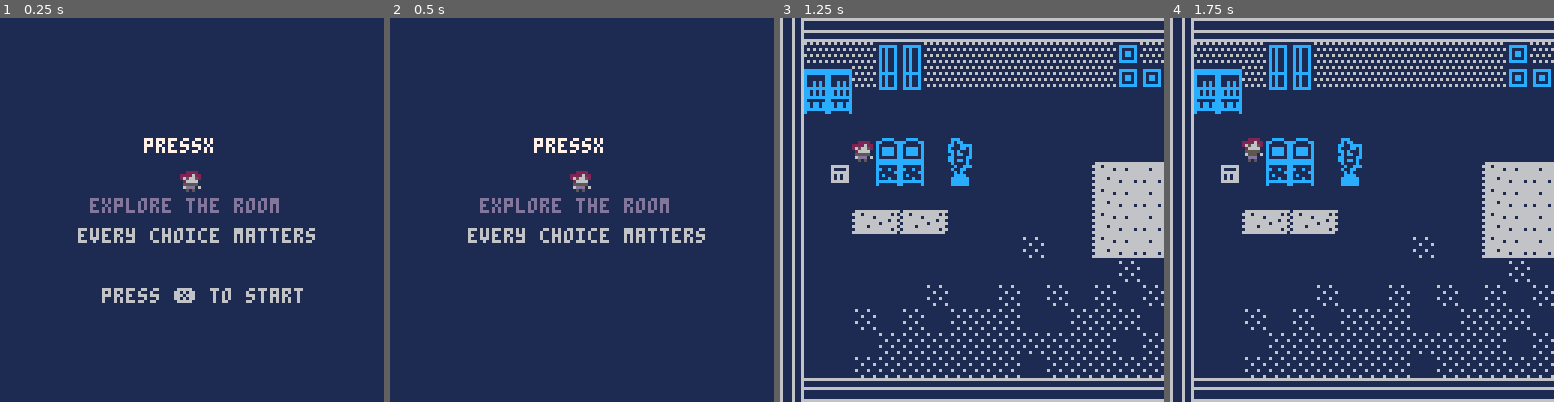
Above: before the commit, frames 1-4 (left to right).
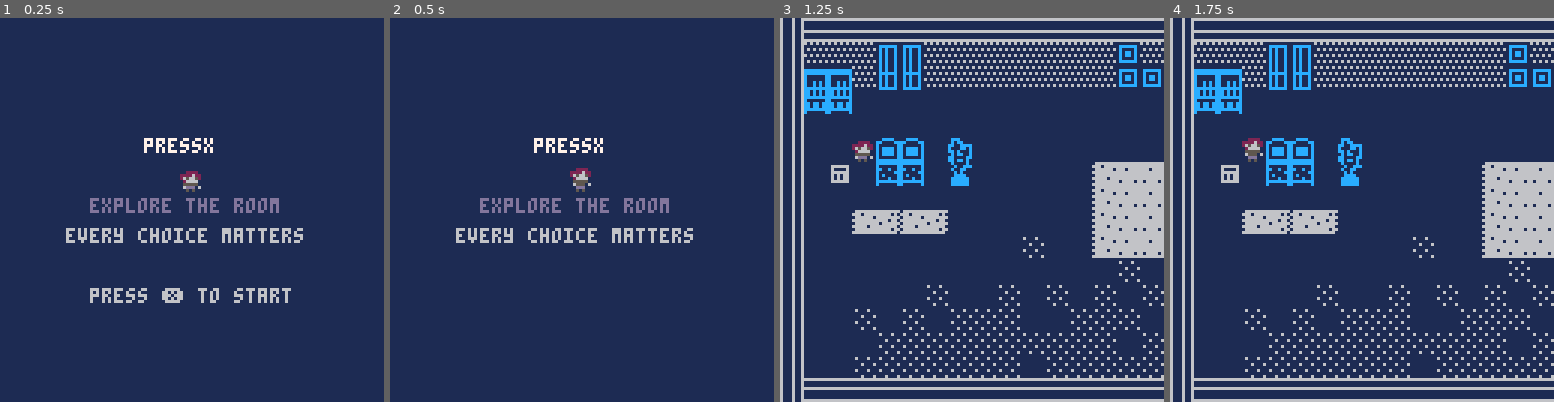
Above: after the commit, the same moments.

Repository: regular-username/pico8-game-project
Game: PICO-8 cartridge PressX.p8
Two runs of this game, one before a commit and one after it. Both use one fixed random seed, a clock stepped at 60 frames per second and the inputs below.
Inputs:
- Up to frame 1 (0.25 s): no input
- Up to frame 2 (0.5 s): no input
- Up to frame 3 (1.25 s): tap X (X key) at 1.07 s
- Up to frame 4 (1.75 s): no input

The runs differ from the first frame. In frame 1, 1.8% of the frame differs, in the area x 17-83%, y 54-75%; in frame 2, 1.1%; in frame 3, nothing differs; in frame 4, nothing differs.

Commit message:
added sprite animation for title screen

Diff:
--- a/PressX.p8
+++ b/PressX.p8
@@ -52,13 +52,21 @@
       cls(1)
 
       print("pressx",48,40,7)
-      spr(1,60,50)
+      local title_sprite
+
+if time()%1 < 0.5 then
+   title_sprite=1
+else
+   title_sprite=2
+end
+
+spr(title_sprite,60,50)
 
       print("  explore the room",22,60,13)
-      print("  every choice matters",18,70,6)
+      print(" every choice matters",18,70,6)
 
       if time()%1 < 0.5 then
-         print("  press ❎ to start",26,90,6)
+         print(" press ❎ to start",26,90,6)
       end
 
       return
